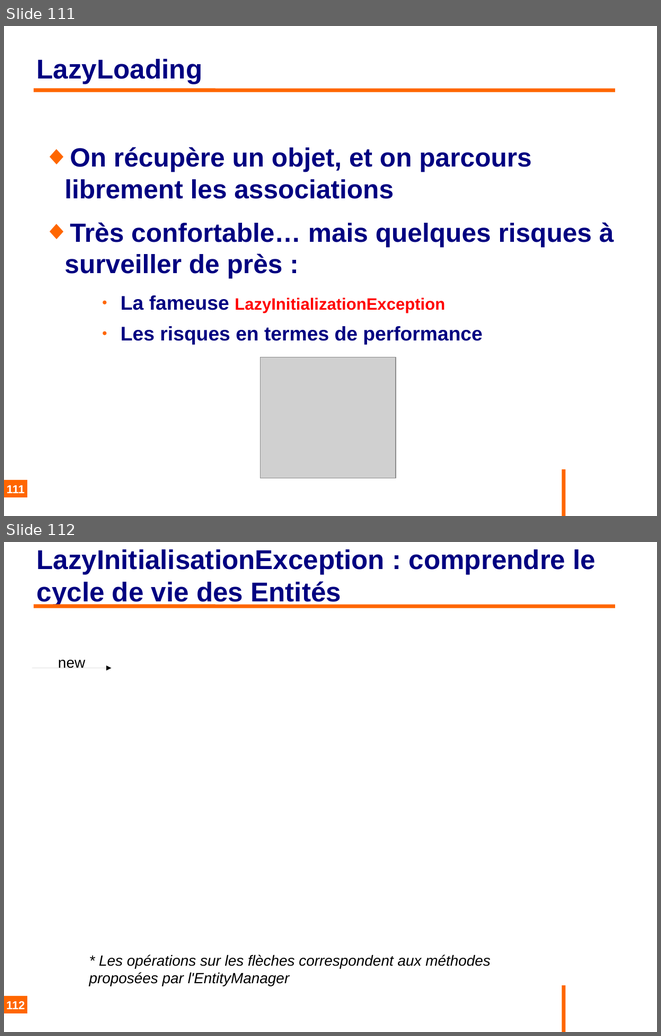
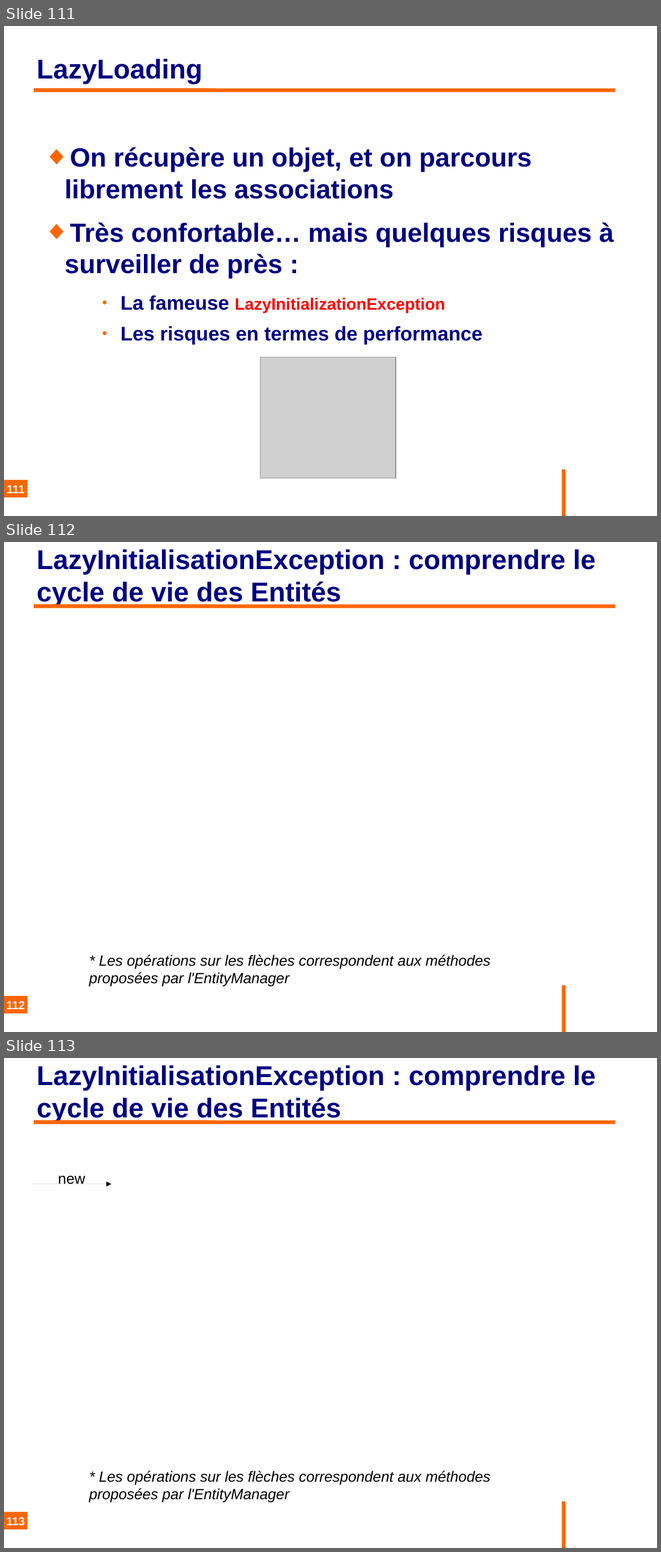
Before and after one commit to philphils/formation-hibernate-basique, a slide deck: Documentation/diapo_formation_hibernate.odp. Shown one above the other, each under a label of ours: slides 111 and 112 before the commit, slides 111, 112 and 113 after it. The pictures are 661x1036 and 661x1552 pixels, drawn with LibreOffice and Linux fonts; fonts in the diff are those of the drawing; grey boxes stand for pictures; background and template pictures are left out. Boxes give left, top, right and bottom in pixels: in the first picture for what was removed or moved away, otherwise in the second. Text is boxed around its words. In the diff, an @@ line names an element or a change of style, - is before the commit and + after.

Commit message:
détail

```diff
--- a/Documentation/diapo_formation_hibernate.odp
+++ b/Documentation/diapo_formation_hibernate.odp
@@ slide 112 added at (4,542,657,1032), background #FFFFFF; not listed: 1 template element that a slide beside it also shows @@
@@ title added at (37,549,596,607), 33 pt, text #000080, bold @@
+LazyInitialisationException : comprendre le cycle de vie des Entités
@@ line added from (34, 606) to (616, 606), #FF6600 4.54 pt @@
@@ text added at (89,954,491,986), 18 pt, text #000000, italic @@
+* Les opérations sur les flèches correspondent aux méthodes proposées par l'EntityManager
@@ page number added at (4,996,27,1014), fill #FF6600, 14 pt, text #FFFFFF, bold @@
+112
@@ what was slide 112 is now slide 113 @@
@@ page number at (6,1517,25,1525): text changed @@
-112
+113
```
